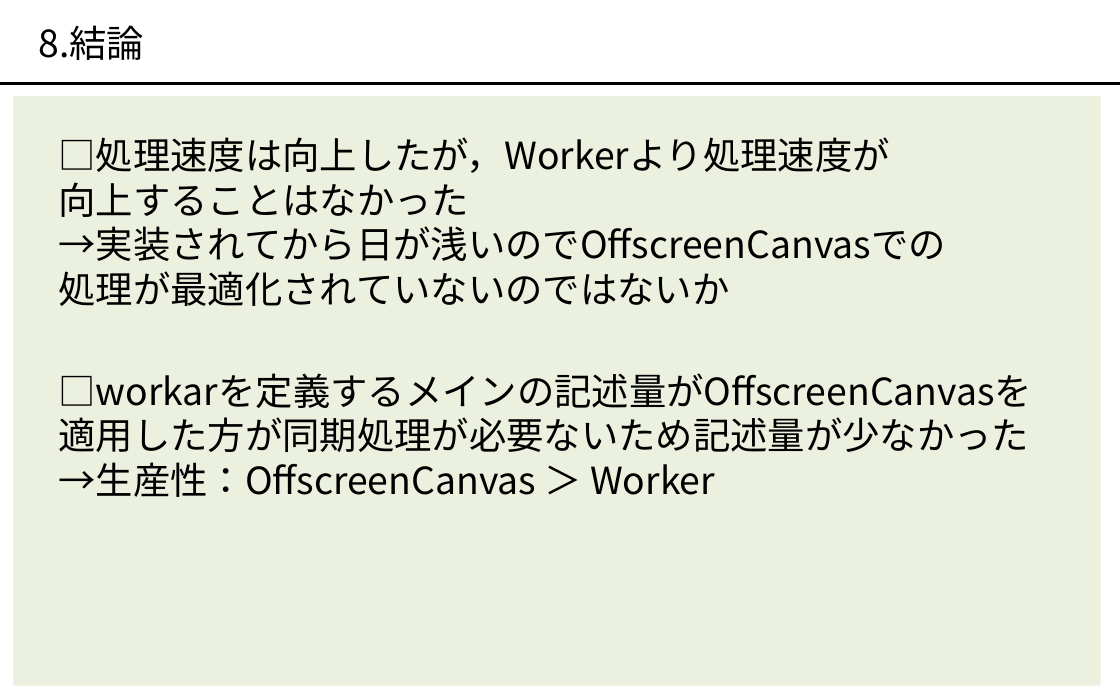
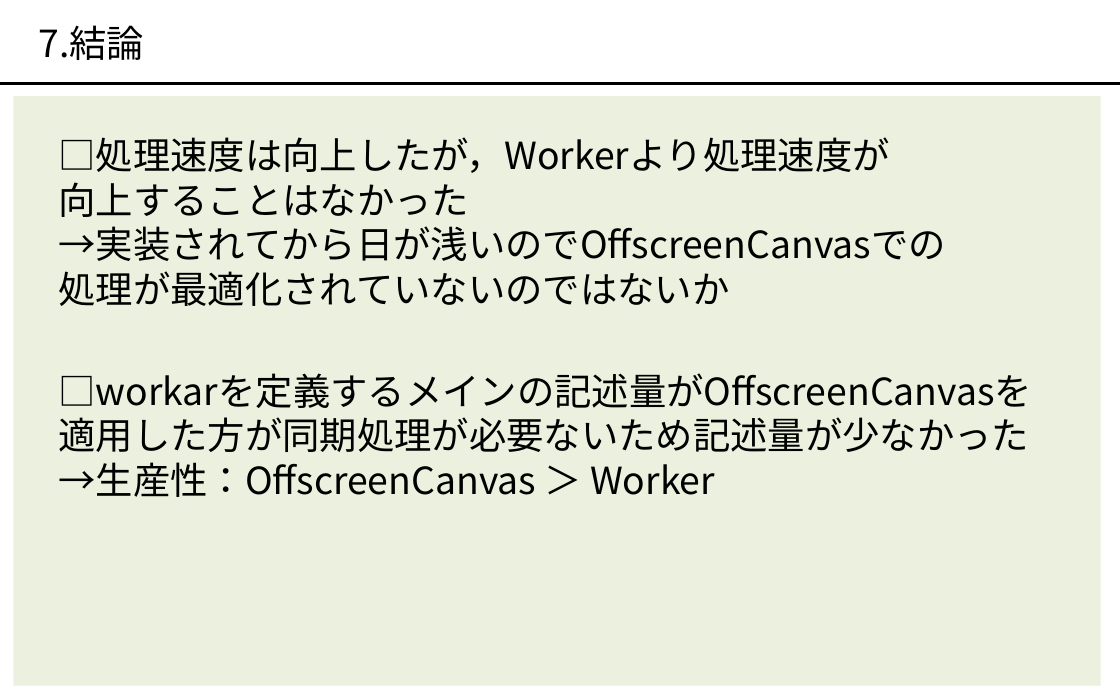
Before and after one commit to okmtaoo/-, a slide deck: slide 8 of presentation/出す.pptx (slide 10 before the commit). Drawn at 1120x700 pixels with LibreOffice and Linux fonts; fonts in the diff are those of the drawing. Boxes give left, top, right and bottom in pixels: in the first picture for what was removed or moved away, otherwise in the second. Text is boxed around its words. In the diff, an @@ line names an element or a change of style, - is before the commit and + after.

```diff
--- a/presentation/出す.pptx
+++ b/presentation/出す.pptx
@@ text at (39, 25, 145, 60): text changed @@
-8.結論
+7.結論
```
Also in this commit, not shown: 4 other slides changed, 9 slides added, 4 slides removed, 47 other files.
